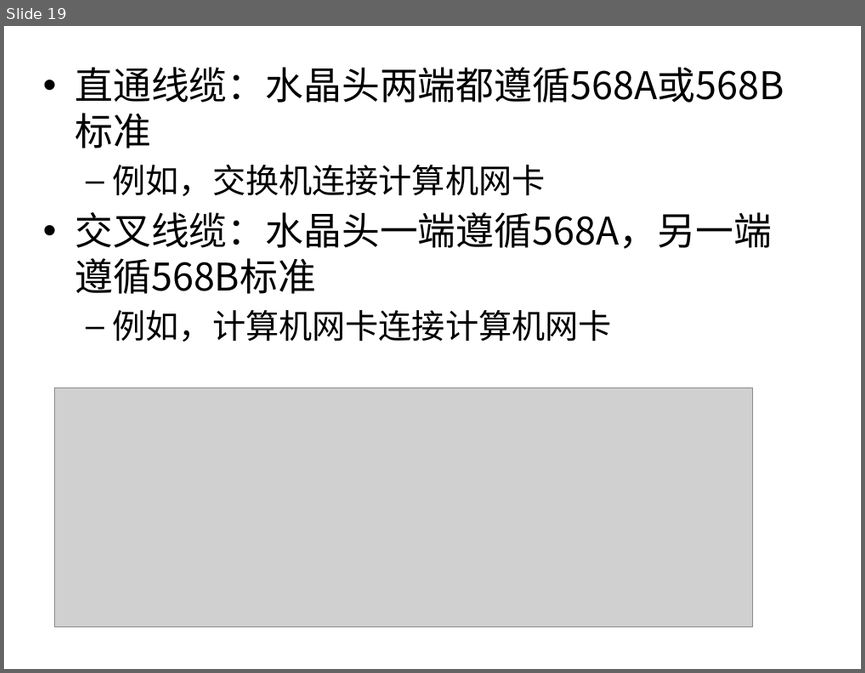
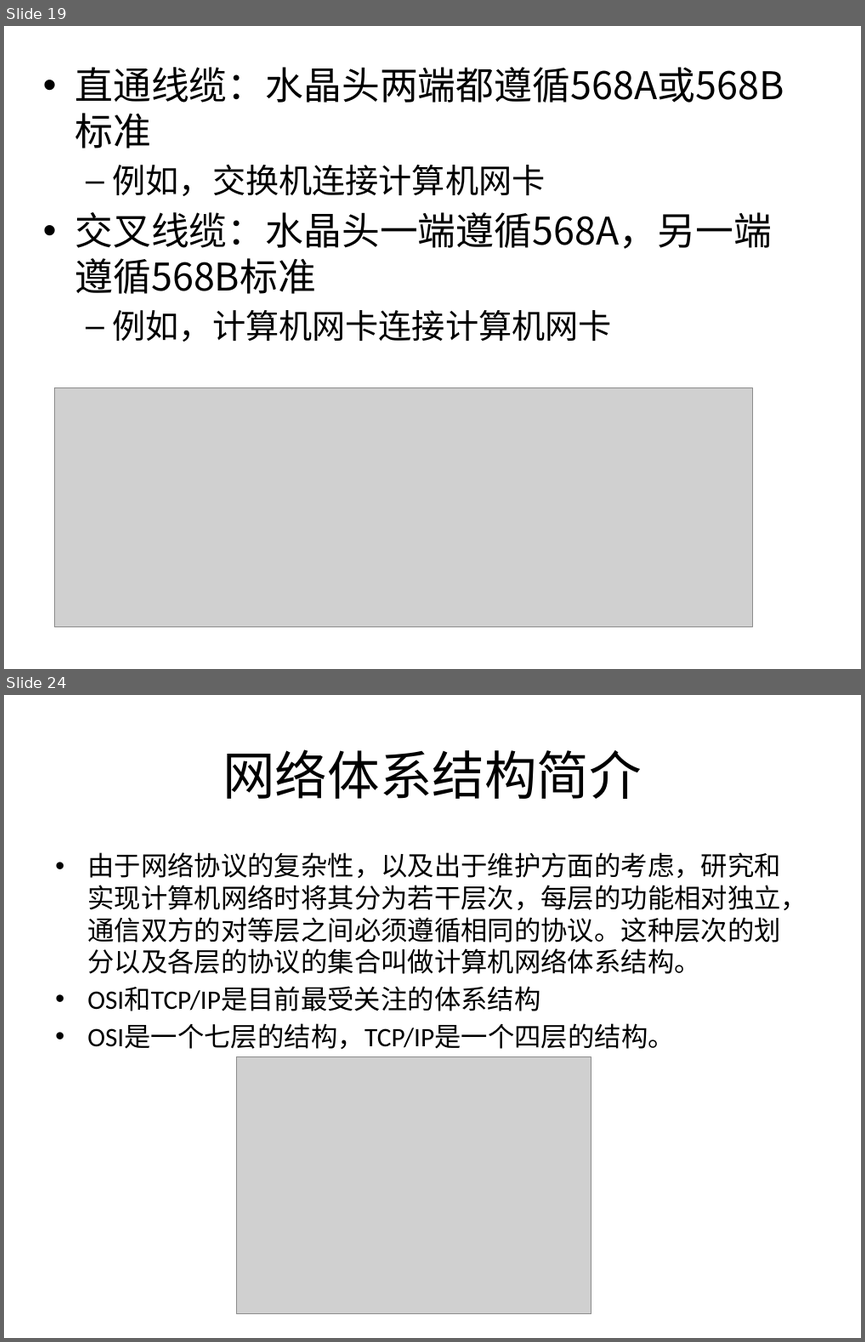
Before and after one commit to sans123wx/class, a slide deck: 第六章 计算机网络.pptx. Shown one above the other, each under a label of ours: slide 19 before the commit, slides 19 and 24 after it; the slides between them are not shown. The pictures are 865x673 and 865x1342 pixels, drawn with LibreOffice and Linux fonts; fonts in the diff are those of the drawing; grey boxes stand for pictures. Boxes give left, top, right and bottom in pixels: in the first picture for what was removed or moved away, otherwise in the second. Text is boxed around its words. In the diff, an @@ line names an element or a change of style, - is before the commit and + after.

```diff
--- a/第六章 计算机网络.pptx
+++ b/第六章 计算机网络.pptx
@@ slide 24 added at [4, 695, 861, 1338], background #FFFFFF @@
@@ title added at [222, 749, 642, 799], 44 pt, text #000000 @@
+网络体系结构简介
@@ text added at [87, 852, 807, 1049], 22.4 pt, text #000000 @@
+• 由于网络协议的复杂性，以及出于维护方面的考虑，研究和实现计算机网络时将其分为若干层次，每层的功能相对独立，通信双方的对等层之间必须遵循相同的协议。这种层次的划分以及各层的协议的集合叫做计算机网络体系结构。
+• OSI和TCP/IP是目前最受关注的体系结构
+• OSI是一个七层的结构，TCP/IP是一个四层的结构。
@@ picture added at [237, 1056, 590, 1314] @@
```
Also in this commit, not shown: 5 other slides added.
